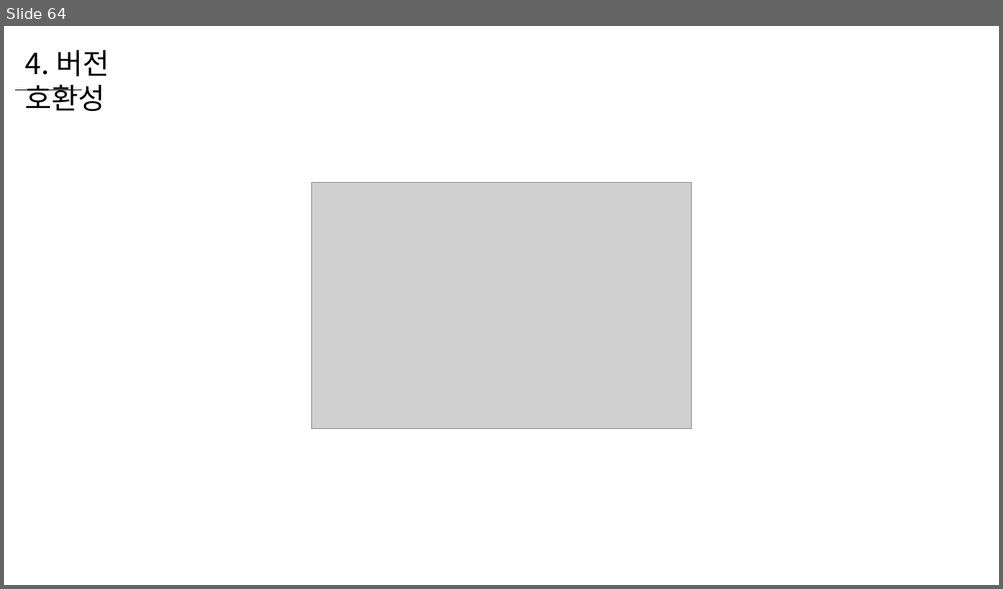
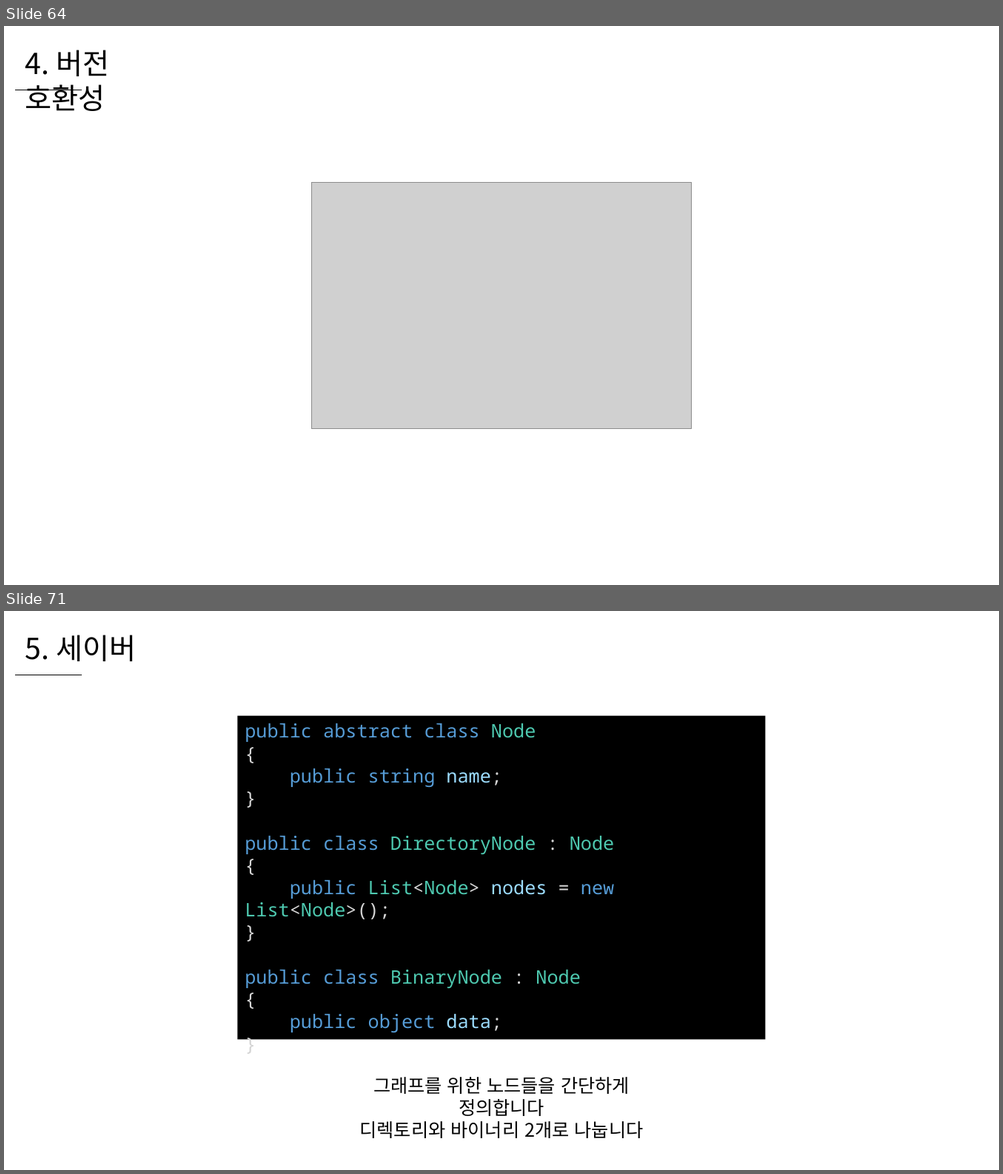
Before and after one commit to WooLyung/2022-Unity-Lecture, a slide deck: 5 - 데이터 관리 심화.pptx. Shown one above the other, each under a label of ours: slide 64 before the commit, slides 64 and 71 after it; the slides between them are not shown. The pictures are 1003x589 and 1003x1174 pixels, drawn with LibreOffice and Linux fonts; fonts in the diff are those of the drawing; grey boxes stand for pictures. Boxes give left, top, right and bottom in pixels: in the first picture for what was removed or moved away, otherwise in the second. Text is boxed around its words. In the diff, an @@ line names an element or a change of style, - is before the commit and + after.

```diff
--- a/5 - 데이터 관리 심화.pptx
+++ b/5 - 데이터 관리 심화.pptx
@@ slide 71 added at (x1=4, y1=611, x2=999, y2=1170), background #FFFFFF @@
@@ text added at (x1=25, y1=635, x2=136, y2=661), 28 pt, text #000000 @@
+5. 세이버
@@ line added from (14, 675) to (82, 675), #000000 0.5 pt @@
@@ rectangle added at (x1=238, y1=716, x2=765, y2=1040), fill #000000, 18 pt, text #569CD6 @@
+public abstract class Node
+{
+public string name;
+}
+public class DirectoryNode : Node
+{
+public List<Node> nodes = new List<Node>();
+}
+public class BinaryNode : Node
+{
+public object data;
+}
@@ text added at (x1=360, y1=1077, x2=643, y2=1139), 18 pt, text #000000 @@
+그래프를 위한 노드들을 간단하게 정의합니다
+디렉토리와 바이너리 2개로 나눕니다
```
Also in this commit, not shown: 2 slides changed, 16 other slides added.
